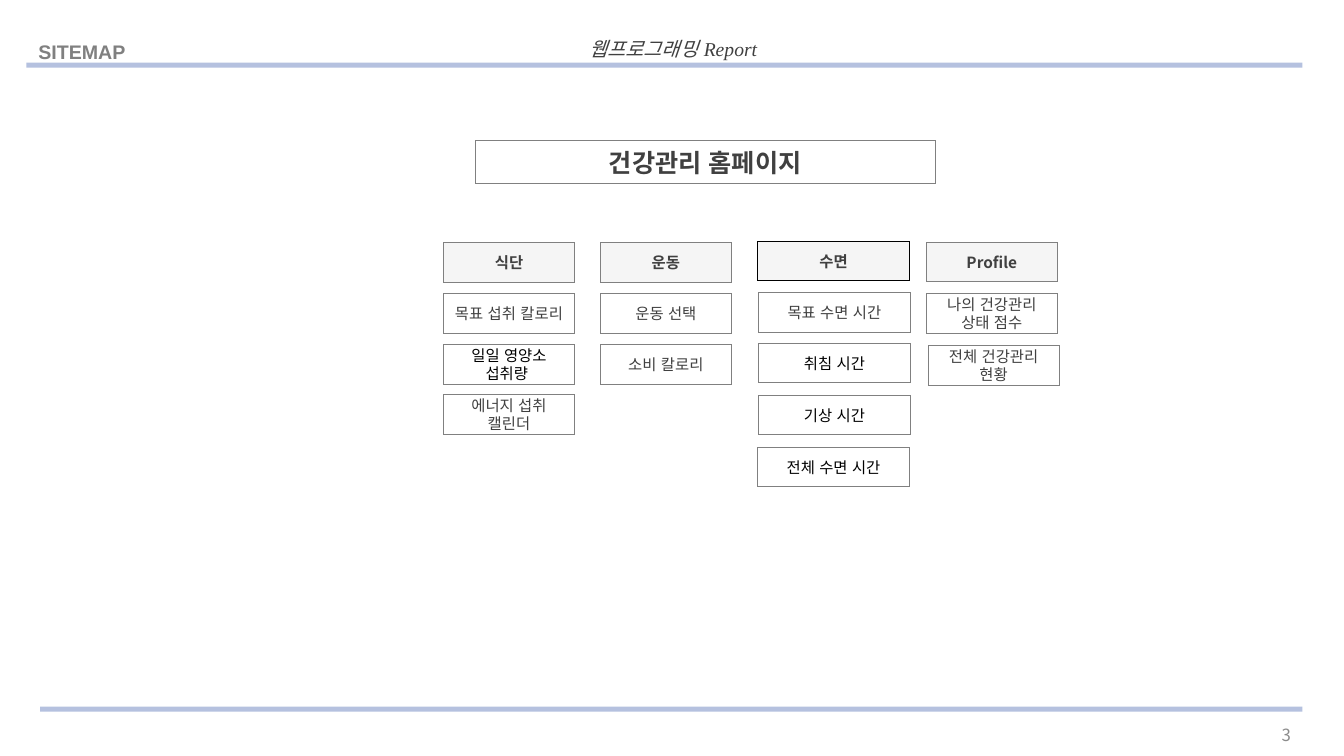
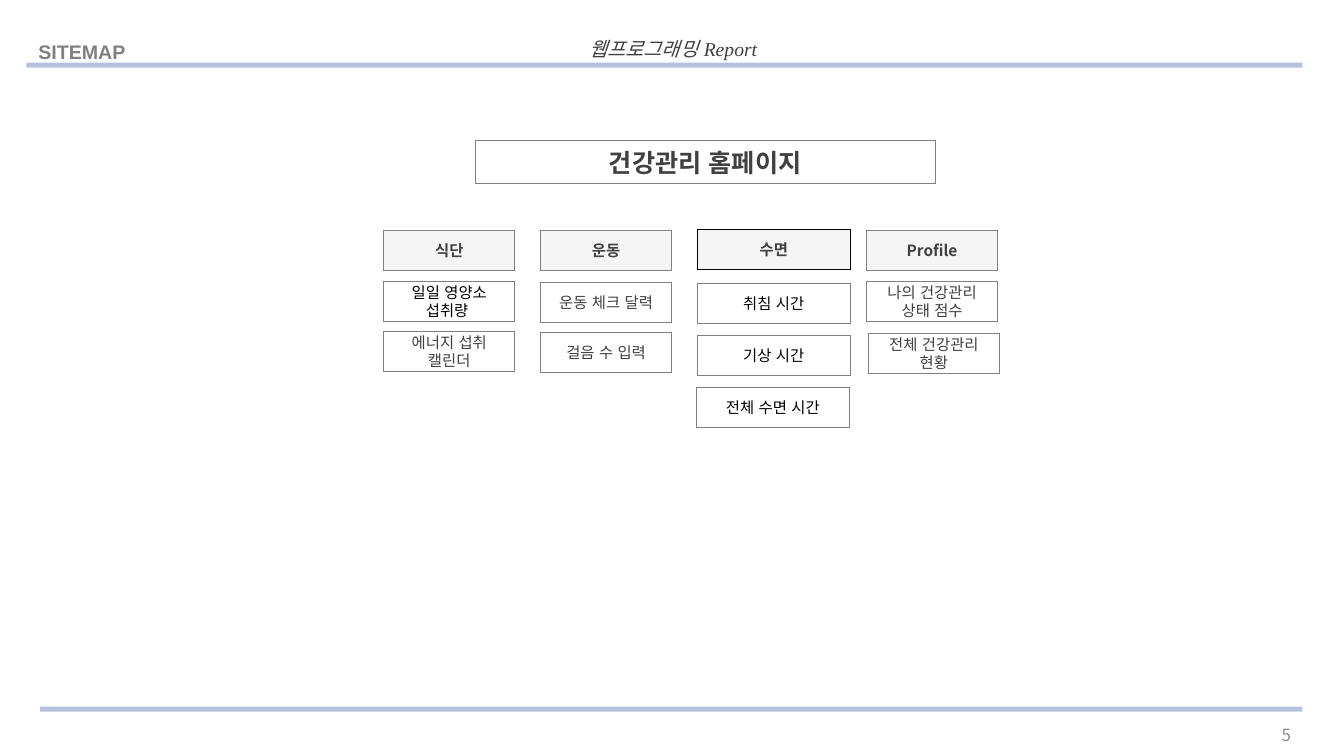
Before and after one commit to hongseoi/HealthCareWeb, a slide deck: slide 5 of 발표 ppt.pptx (slide 3 before the commit). Drawn at 1344x756 pixels with LibreOffice and Linux fonts; fonts in the diff are those of the drawing. Boxes give left, top, right and bottom in pixels: in the first picture for what was removed or moved away, otherwise in the second. Text is boxed around its words. In the diff, an @@ line names an element or a change of style, - is before the commit and + after.

```diff
--- a/발표 ppt.pptx
+++ b/발표 ppt.pptx
@@ rectangle "일일 영양소 섭취량": place and size @@
-rectangle "일일 영양소 섭취량" at (444, 345, 575, 385)
+rectangle "일일 영양소 섭취량" at (384, 281, 515, 322)
@@ rectangle removed at (444, 293, 575, 334) @@
-목표 섭취 칼로리
@@ 8 rectangles: place and size @@
-8 rectangles at (444, 241, 1060, 386)
+8 rectangles at (384, 229, 999, 374)
@@ text in rectangle at (559, 295, 653, 310): text changed @@
-운동 선택
+운동 체크 달력
@@ rectangle removed at (758, 292, 910, 333) @@
-목표 수면 시간
@@ 4 rectangles: place and size @@
-4 rectangles at (444, 343, 910, 488)
+4 rectangles at (384, 283, 850, 427)
@@ text in rectangle at (566, 345, 646, 359): text changed @@
-소비 칼로리
+걸음 수 입력
@@ page number at (1282, 729, 1291, 741): text changed @@
-3
+5
```
Also in this commit, not shown: 8 other slides changed, 3 slides added, 3 other files.
